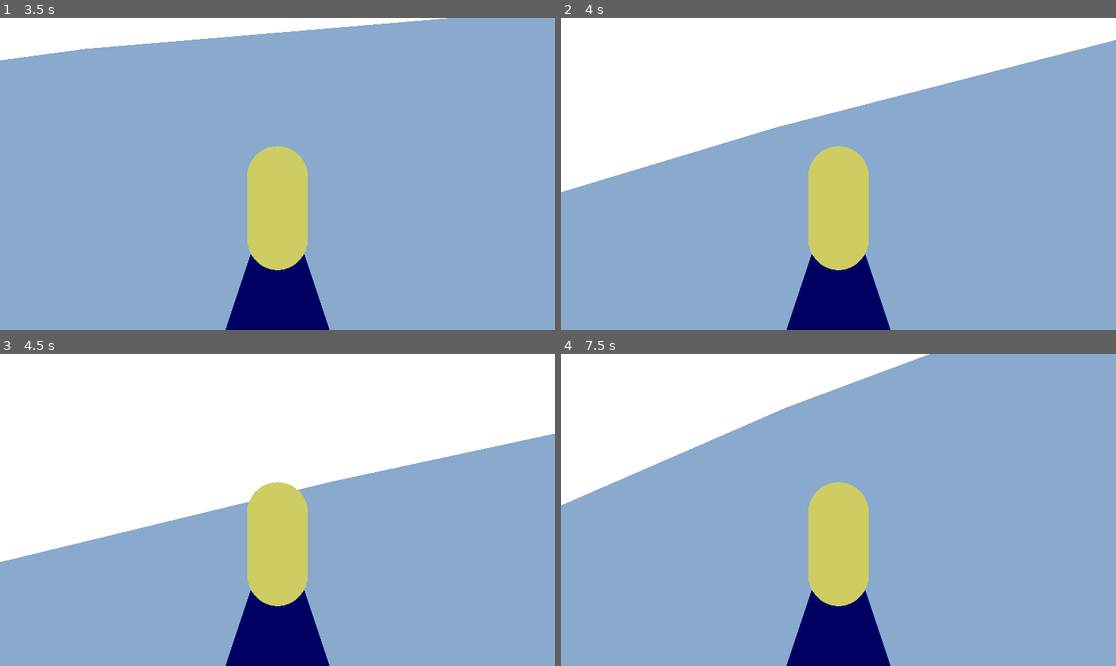
Above: before the commit, frames 1-4 (two rows, left to right).
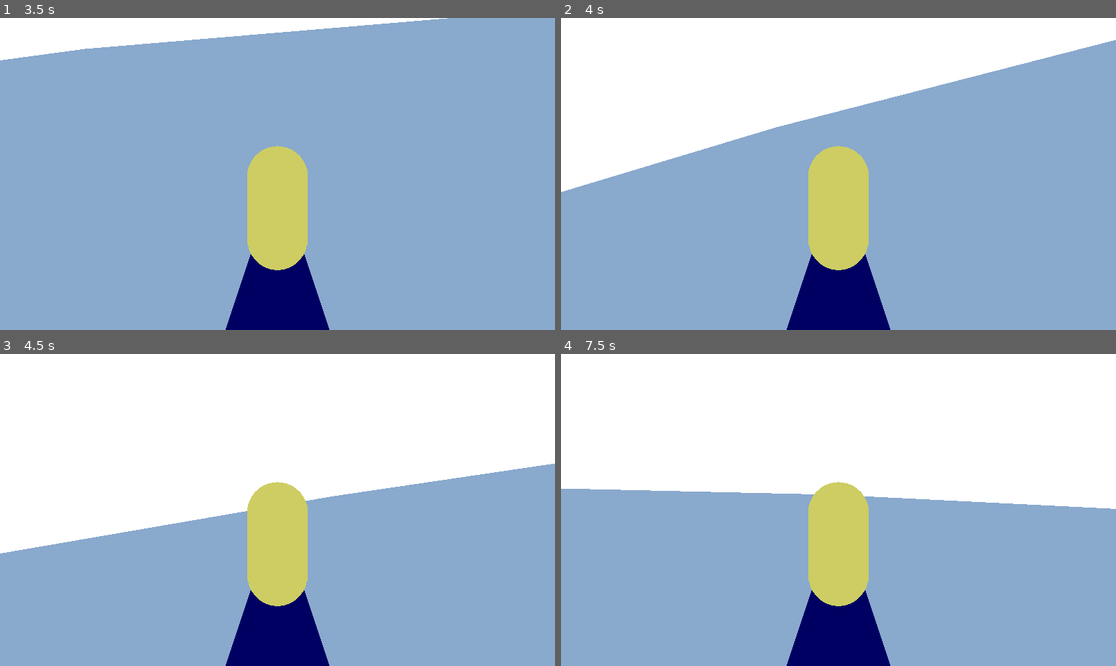
Above: after the commit, the same moments.

Repository: evilhunter93/frozen-board
Game: Godot game, scene res://scenes/game.tscn
Two runs of this game, one before a commit and one after it. Both use one fixed random seed, a clock stepped at 60 frames per second and the inputs below.
Inputs:
- Up to frame 1 (3.5 s): hold Right (steer_right) 0.53-1.28 s; tap Space (charge_jump) at 0.77, 1.52, 3.02 s; hold Left (steer_left) 1.28-2.03 s; hold Right (steer_right) from 2.03 s (still down)
- Up to frame 2 (4 s): release Right (steer_right) at 3.53 s; hold Left (steer_left) from 3.53 s (still down); tap Space (charge_jump) at 3.77 s
- Up to frame 3 (4.5 s): keep holding Left (steer_left)
- Up to frame 4 (7.5 s): tap Space (charge_jump) at 4.52, 6.02, 6.77 s; release Left (steer_left) at 5.78 s; hold Right (steer_right) from 5.78 s (still down)

Frame 1 is identical in both runs. In frame 2, less than 0.1% of the frame differs, in the area x 0-100%, y 7-56%; in frame 3, 3.7%; in frame 4, 30%, in the area x 0-100%, y 0-50%.

Commit message:
feat(drag): added simple drag to snowboard physics
Should perhaps be called friction instead

Diff:
--- a/scenes/Player scenes/player.tscn
+++ b/scenes/Player scenes/player.tscn
@@ -20,7 +20,7 @@
 
 [node name="Snowboarder2" type="CharacterBody3D"]
 collision_mask = 2
-floor_snap_length = 0.3
+floor_snap_length = 0.5
 script = ExtResource("1_ryifn")
 
 [node name="CharacterMesh" type="MeshInstance3D" parent="."]
--- a/scripts/player.gd
+++ b/scripts/player.gd
@@ -8,12 +8,14 @@
 @export var jump_charge_time := 1.0
 @export var turn_speed := 1.0
 @export var min_speed := 4.0
+@export var drag := 1.0
 
 @onready var character_mesh: MeshInstance3D = $CharacterMesh
 
 const SPEED = 5.0
 var jump_charge := 0.0
 const JUMP_VELOCITY = 4.5
+var was_in_air = true
 
 func _physics_process(delta: float) -> void:
 	var character_form = _align_with_surface(character_mesh.global_transform)
@@ -21,6 +23,7 @@
 		character_mesh.global_transform.interpolate_with(character_form, 0.1)
 	# Add the gravity and handle acceleration
 	if not is_on_floor():
+		was_in_air = true
 		velocity += get_gravity() * delta
 
 	if is_on_floor():
@@ -39,9 +42,12 @@
 func _slide_velocity(delta: float) -> void:
 	var floor_normal = get_floor_normal()
 
+	if was_in_air:
+		was_in_air = false
+		velocity = velocity.slide(floor_normal)
+
 	var gravity_direction: Vector3 = get_gravity().normalized()
 	var downhill_direction: Vector3 = gravity_direction.slide(floor_normal).normalized()
-	print("Downhill Direction:", downhill_direction)
 	# Calculate acceleration along the slope
 	var slope_acceleration: Vector3 = downhill_direction * get_gravity().length()
 
@@ -51,6 +57,11 @@
 
 	# Apply acceleration to velocity
 	velocity += z_acceleration * delta
+	if velocity.length() > drag * delta:
+		velocity -= drag * velocity.normalized() * delta
+	else:
+		velocity = Vector3.ZERO
+
 	if velocity.length() > max_speed:
 		velocity = velocity.normalized() * max_speed
 
